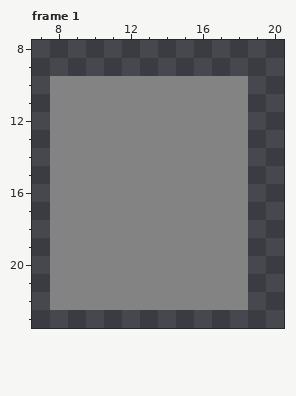
Pixel-art file -- Resources/Textures/Structures/Machines/VendingMachines/drugs.rsi/source/animated.aseprite. Above is the file before it was changed.
32x32 pixels, 1 frame. Shown: frame 1: x 7..20, y 8..23. The commit also changed other frames, which this record leaves out.
After the commit:
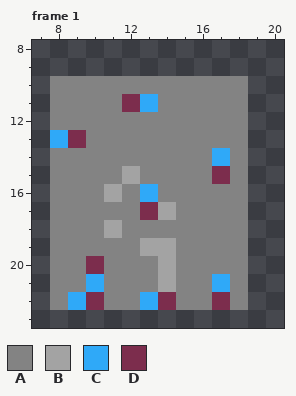
Palette (. is transparent): A #838383  B #a3a3a3  C #2fa9f8  D #7c2d4d
Change:
--- frame 1
@@ x 7..20 @@
 10 .AAAAAAAAAAA..
-11 .AAAAAAAAAAA..
+11 .AAAADCAAAAA..
 12 .AAAAAAAAAAA..
-13 .AAAAAAAAAAA..
-14 .AAAAAAAAAAA..
-15 .AAAAAAAAAAA..
-16 .AAAAAAAAAAA..
-17 .AAAAAAAAAAA..
-18 .AAAAAAAAAAA..
-19 .AAAAAAAAAAA..
-20 .AAAAAAAAAAA..
-21 .AAAAAAAAAAA..
-22 .AAAAAAAAAAA..
+13 .CDAAAAAAAAA..
+14 .AAAAAAAAACA..
+15 .AAAABAAAADA..
+16 .AAABACAAAAA..
+17 .AAAAADBAAAA..
+18 .AAABAAAAAAA..
+19 .AAAAABBAAAA..
+20 .AADAAABAAAA..
+21 .AACAAABAACA..
+22 .ACDAACDAADA..
 23 ..............
Pixel boxes of the changes (left, top, right, bottom) in both pictures:
changed: (50, 94, 230, 310)
